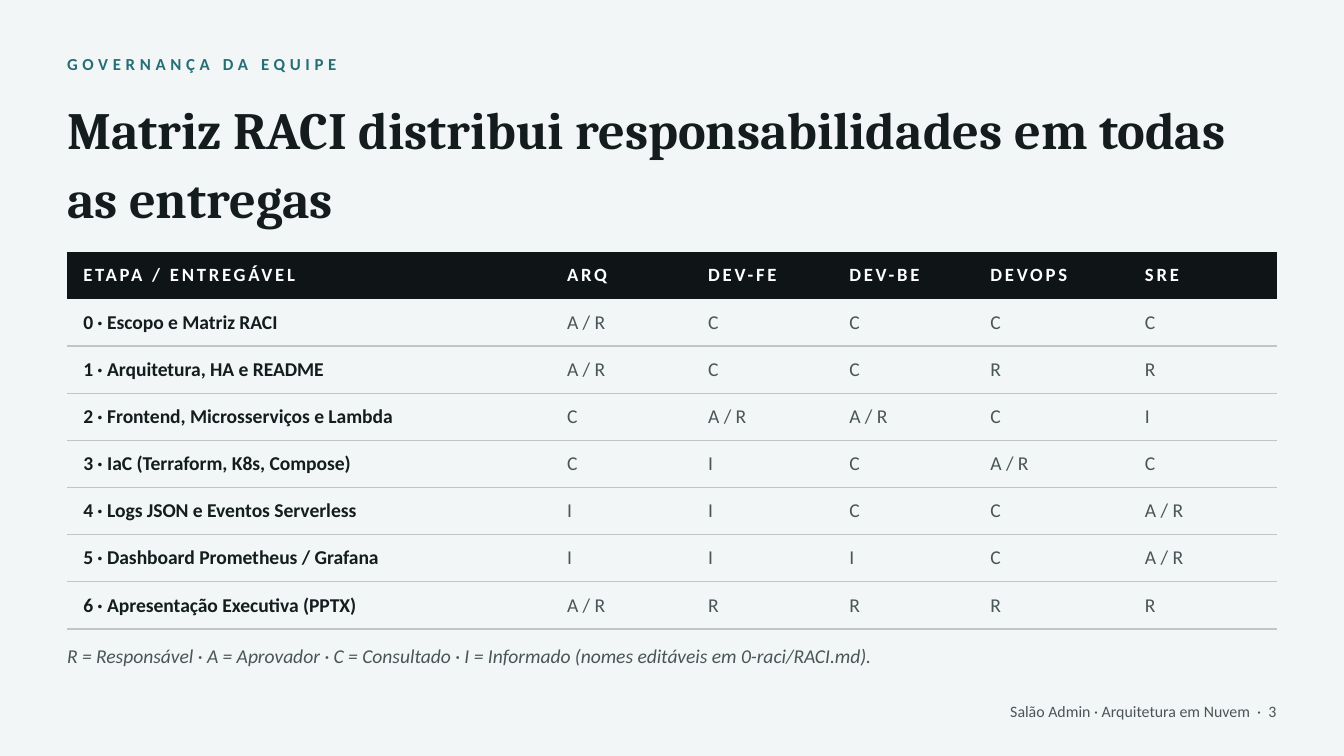
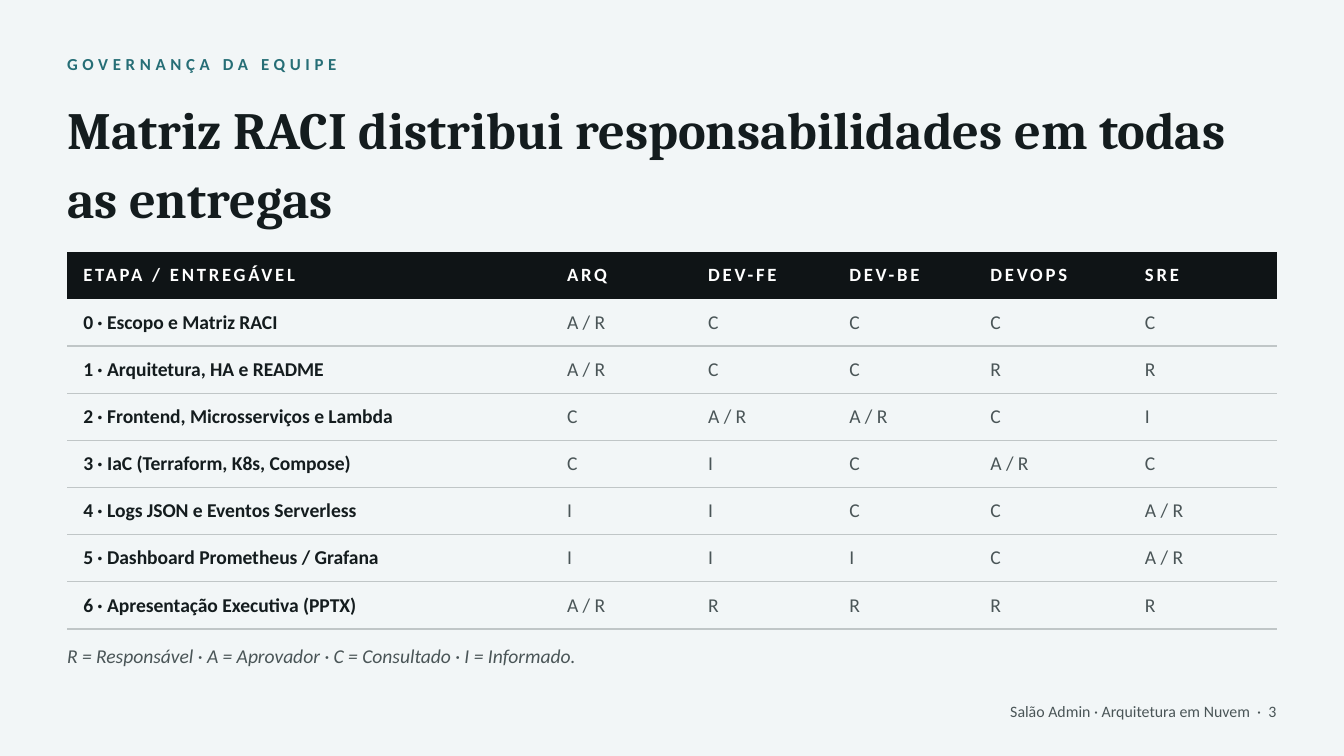
Before and after one commit to Xandi-avila/FrontendSalao, a slide deck: slide 3 of 6-apresentacao/Apresentacao_Arquitetura_Nuvem_SalaoAdmin.pptx. Drawn at 1344x756 pixels with LibreOffice and Linux fonts; fonts in the diff are those of the drawing. Boxes give left, top, right and bottom in pixels: in the first picture for what was removed or moved away, otherwise in the second. Text is boxed around its words. In the diff, an @@ line names an element or a change of style, - is before the commit and + after.

```diff
--- a/6-apresentacao/Apresentacao_Arquitetura_Nuvem_SalaoAdmin.pptx
+++ b/6-apresentacao/Apresentacao_Arquitetura_Nuvem_SalaoAdmin.pptx
@@ text at [67, 649, 576, 666]: text changed @@
-R = Responsável · A = Aprovador · C = Consultado · I = Informado (nomes editáveis em 0-raci/RACI.md).
+R = Responsável · A = Aprovador · C = Consultado · I = Informado.
```
Also in this commit, not shown: 2 other slides changed, 4 other files.
